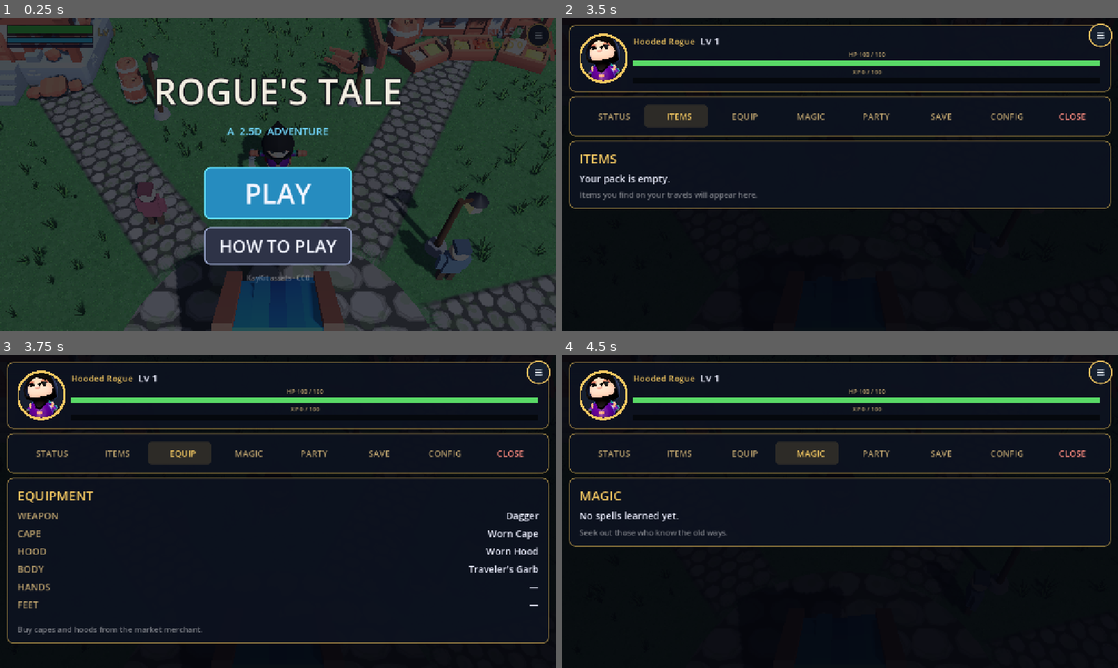
Above: before the commit, frames 1-4 (two rows, left to right).
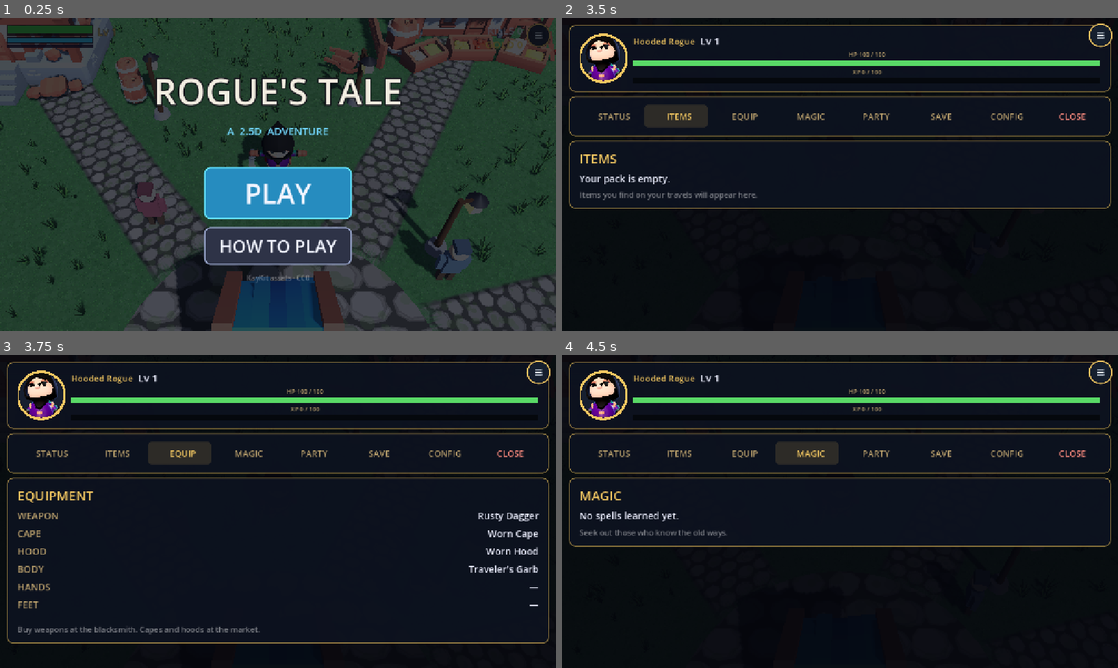
Above: after the commit, the same moments.

Repository: OuterHeavenX/godot-2.5D-rpg
Game: Godot game, scene res://src/world/main.tscn
Same seed, same stepped clock (60 frames per second), same inputs: the game is played once before the commit and once after it.
Inputs (mouse positions are in pixels of both pictures, inside the frame that each line leads up to):
- Up to frame 1 (0.25 s): no input
- Up to frame 2 (3.5 s): click "PLAY" at 0.5 s; drag from (1101, 36) to (895, 105) at 1.27 s; click "STATUS" at 2 s; click "ITEMS" at 2.75 s
- Up to frame 3 (3.75 s): click "EQUIP" at 3.5 s
- Up to frame 4 (4.5 s): click "MAGIC" at 4.25 s

Frames 1-2 are identical in both runs. In frame 3, 0.4% of the frame differs, in the area x 6-91%, y 50-90%; in frame 4, nothing differs.

Commit message:
Blacksmith weapon shop: enterable forge, burly smith NPC, 60 weapon tiers (Dagger to Dawnbringer), +ATK

Diff:
--- a/src/item/equipment.gd
+++ b/src/item/equipment.gd
@@ -78,3 +78,30 @@
 	if level <= 0:
 		return "Worn Hood"
 	return "%s Hood Lv.%d" % [get_color_name(level), level]
+
+# Weapon types by color tier (weakest to strongest).
+const WEAPON_TYPES := [
+	"Dagger",       # Slate (1-10)
+	"Short Sword",  # Forest (11-20)
+	"Long Sword",   # Ocean (21-30)
+	"Knight's Blade", # Royal (31-40)
+	"Bloodbrand",   # Blood (41-50)
+	"Dawnbringer",  # Radiant (51-60)
+]
+
+## Display name for a weapon at a level.
+static func weapon_name(level: int) -> String:
+	if level <= 0:
+		return "Rusty Dagger"
+	if level > MAX_LEVEL:
+		level = MAX_LEVEL
+	var color_idx := (level - 1) / SHADES_PER_COLOR
+	return "%s %s Lv.%d" % [get_color_name(level), WEAPON_TYPES[color_idx], level]
+
+## Weapon: +Attack damage. 0.5 per level.
+static func weapon_attack_bonus(level: int) -> float:
+	return float(level) * 0.5
+
+## Price for the next weapon level. 150G per level.
+static func weapon_upgrade_price(current_level: int) -> int:
+	return (current_level + 1) * 150
--- /dev/null
+++ b/src/npc/blacksmith.gd
@@ -0,0 +1,81 @@
+extends Node3D
+## Burly blacksmith NPC built from primitives in low-poly style.
+## Stands behind the forge in the blacksmith interior.
+
+func _ready() -> void:
+	_build_blacksmith()
+
+func _build_blacksmith() -> void:
+	# Body (burly, dark tunic).
+	var body := _part(Vector3(0.8, 0.9, 0.5), Color(0.30, 0.25, 0.22))
+	body.position = Vector3(0, 1.0, 0)
+	add_child(body)
+	# Head (skin).
+	var head := MeshInstance3D.new()
+	var head_mesh := SphereMesh.new()
+	head_mesh.radius = 0.28
+	head_mesh.height = 0.56
+	head.mesh = head_mesh
+	head.position = Vector3(0, 1.70, 0)
+	var skin := StandardMaterial3D.new()
+	skin.albedo_color = Color(0.90, 0.72, 0.55)
+	head.set_surface_override_material(0, skin)
+	add_child(head)
+	# Beard (dark brown box).
+	var beard := _part(Vector3(0.4, 0.25, 0.15), Color(0.25, 0.18, 0.12))
+	beard.position = Vector3(0, 1.50, 0.20)
+	add_child(beard)
+	# Arms (bare, muscular).
+	for side in [-1.0, 1.0]:
+		var arm := _part(Vector3(0.22, 0.65, 0.22), Color(0.90, 0.72, 0.55))
+		arm.position = Vector3(side * 0.52, 1.0, 0)
+		add_child(arm)
+	# Leather apron (front).
+	var apron := _part(Vector3(0.6, 0.75, 0.06), Color(0.35, 0.25, 0.18))
+	apron.position = Vector3(0, 0.85, 0.27)
+	add_child(apron)
+	# Hammer (leaning on shoulder).
+	var handle := _part(Vector3(0.08, 0.7, 0.08), Color(0.45, 0.32, 0.20))
+	handle.position = Vector3(0.55, 1.45, 0.1)
+	handle.rotation.z = -0.3
+	add_child(handle)
+	var hammer_head := _part(Vector3(0.3, 0.18, 0.18), Color(0.50, 0.50, 0.55))
+	hammer_head.position = Vector3(0.65, 1.75, 0.1)
+	add_child(hammer_head)
+	# Interaction area.
+	var area := Area3D.new()
+	var col := CollisionShape3D.new()
+	var shape := SphereShape3D.new()
+	shape.radius = 2.0
+	col.shape = shape
+	col.position = Vector3(0, 1.0, 0)
+	area.add_child(col)
+	area.body_entered.connect(_on_body_enter)
+	area.body_exited.connect(_on_body_exit)
+	add_child(area)
+
+func _part(size: Vector3, color: Color) -> MeshInstance3D:
+	var mi := MeshInstance3D.new()
+	var mesh := BoxMesh.new()
+	mesh.size = size
+	mi.mesh = mesh
+	var mat := StandardMaterial3D.new()
+	mat.albedo_color = color
+	mat.roughness = 0.85
+	mi.set_surface_override_material(0, mat)
+	return mi
+
+func _on_body_enter(body: Node3D) -> void:
+	if body.is_in_group("player"):
+		var shop := get_tree().get_first_node_in_group("shop_ui")
+		if shop != null and shop.has_method("set_shop"):
+			# Blacksmith inventory (weapons). Dynamic upgrades added by shop UI.
+			shop.set_shop("BLACKSMITH'S FORGE", [])
+		if shop != null and shop.has_method("show_talk_prompt"):
+			shop.show_talk_prompt()
+
+func _on_body_exit(body: Node3D) -> void:
+	if body.is_in_group("player"):
+		var shop := get_tree().get_first_node_in_group("shop_ui")
+		if shop != null and shop.has_method("hide_talk_prompt"):
+			shop.hide_talk_prompt()
--- a/src/player/player.gd
+++ b/src/player/player.gd
@@ -47,6 +47,7 @@
 var gold := 0
 var cape_level := 0
 var hood_level := 0
+var weapon_level := 0
 
 signal potions_changed(count: int)
 signal gold_changed(amount: int)
@@ -145,11 +146,23 @@
 
 ## Called after loading a save: set levels and update colors
 ## (stats are already in the save, so no bonus recalc needed).
-func load_equipment(cape: int, hood: int) -> void:
+func load_equipment(cape: int, hood: int, weapon: int = 0) -> void:
 	cape_level = cape
 	hood_level = hood
+	weapon_level = weapon
 	_update_equipment_colors()
 	equipment_changed.emit()
+
+## Equip a weapon level. Returns true if equipped.
+func equip_weapon(level: int) -> bool:
+	if level <= weapon_level or level > Equipment.MAX_LEVEL:
+		return false
+	var old_bonus := Equipment.weapon_attack_bonus(weapon_level)
+	weapon_level = level
+	var new_bonus := Equipment.weapon_attack_bonus(weapon_level)
+	attack_damage += new_bonus - old_bonus
+	equipment_changed.emit()
+	return true
 
 func _physics_process(delta: float) -> void:
 	if dead:
--- a/src/save/save_game.gd
+++ b/src/save/save_game.gd
@@ -26,6 +26,7 @@
 	cfg.set_value("progress", "gold", player.get("gold"))
 	cfg.set_value("progress", "cape_level", player.get("cape_level"))
 	cfg.set_value("progress", "hood_level", player.get("hood_level"))
+	cfg.set_value("progress", "weapon_level", player.get("weapon_level"))
 	cfg.set_value("progress", "play_time", player.get("play_time"))
 	var pos: Vector3 = player.global_position
 	cfg.set_value("progress", "pos", [pos.x, pos.y, pos.z])
@@ -52,7 +53,7 @@
 	var cfg := ConfigFile.new()
 	if cfg.load(SAVE_PATH) != OK:
 		return d
-	for key in ["level", "xp", "max_hp", "attack", "kills", "deaths", "potions", "gold", "cape_level", "hood_level", "play_time"]:
+	for key in ["level", "xp", "max_hp", "attack", "kills", "deaths", "potions", "gold", "cape_level", "hood_level", "weapon_level", "play_time"]:
 		d[key] = cfg.get_value("progress", key, null)
 	var pos: Array = cfg.get_value("progress", "pos", [])
 	d["pos"] = Vector3(pos[0], pos[1], pos[2]) if pos.size() == 3 else Vector3.ZERO
@@ -73,7 +74,8 @@
 	if player.has_method("load_equipment"):
 		player.load_equipment(
 			int(d["cape_level"]) if d["cape_level"] != null else 0,
-			int(d["hood_level"]) if d["hood_level"] != null else 0
+			int(d["hood_level"]) if d["hood_level"] != null else 0,
+			int(d["weapon_level"]) if d["weapon_level"] != null else 0
 		)
 	player.set("play_time", float(d["play_time"]))
 	player.global_position = d["pos"]
--- a/src/ui/char_menu.gd
+++ b/src/ui/char_menu.gd
@@ -350,7 +350,10 @@
 func _build_equip_page() -> Control:
 	var v := _page()
 	v.add_child(_header("EQUIPMENT"))
-	v.add_child(_row("WEAPON", "Dagger"))
+	# Weapon (dynamic).
+	var weapon_row := _row("WEAPON", _weapon_text())
+	weapon_row.name = "WeaponRow"
+	v.add_child(weapon_row)
 	# Cape and hood (dynamic — updates when equipment changes).
 	var cape_row := _row("CAPE", _cape_text())
 	cape_row.name = "CapeRow"
@@ -362,12 +365,21 @@
 	v.add_child(_row("HANDS", "—"))
 	v.add_child(_row("FEET", "—"))
 	v.add_child(_spacer(8))
-	v.add_child(_body("Buy capes and hoods from the market merchant.", 18, Color(1, 1, 1, 0.45)))
+	v.add_child(_body("Buy weapons at the blacksmith. Capes and hoods at the market.", 18, Color(1, 1, 1, 0.45)))
 	# Refresh when equipment changes.
 	var player := get_tree().get_first_node_in_group("player")
 	if player != null and player.has_signal("equipment_changed"):
 		player.equipment_changed.connect(_refresh_equip_page)
 	return v
+
+func _weapon_text() -> String:
+	var player := get_tree().get_first_node_in_group("player")
+	if player == null:
+		return "—"
+	var lvl: int = player.get("weapon_level")
+	if lvl <= 0:
+		return "Rusty Dagger"
+	return "%s (+%.1f ATK)" % [Equipment.weapon_name(lvl), Equipment.weapon_attack_bonus(lvl)]
 
 func _cape_text() -> String:
 	var player := get_tree().get_first_node_in_group("player")
@@ -388,10 +400,12 @@
 	return "%s (+%.1f ATK)" % [Equipment.hood_name(lvl), Equipment.hood_attack_bonus(lvl)]
 
 func _refresh_equip_page() -> void:
-	# Find and update the cape/hood rows if the equip page exists.
+	# Find and update the equipment rows if the equip page exists.
+	var weapon_row := find_child("WeaponRow", true, false)
 	var cape_row := find_child("CapeRow", true, false)
 	var hood_row := find_child("HoodRow", true, false)
-	# Rows are HBoxContainers with two labels; update the value label.
+	if weapon_row != null and weapon_row.get_child_count() >= 2:
+		(weapon_row.get_child(1) as Label).text = _weapon_text()
 	if cape_row != null and cape_row.get_child_count() >= 2:
 		(cape_row.get_child(1) as Label).text = _cape_text()
 	if hood_row != null and hood_row.get_child_count() >= 2:
--- a/src/ui/shop_ui.gd
+++ b/src/ui/shop_ui.gd
@@ -117,6 +117,8 @@
 			display_name = Equipment.cape_name(item["cape_level"])
 		elif item["name"] == "HoodUp" and item.has("hood_level"):
 			display_name = Equipment.hood_name(item["hood_level"])
+		elif item["name"] == "WeaponUp" and item.has("weapon_level"):
+			display_name = Equipment.weapon_name(item["weapon_level"])
 		name_label.text = "%s - %d G\n%s" % [display_name, item["price"], item["desc"]]
 		name_label.add_theme_font_size_override("font_size", 22)
 		name_label.size_flags_horizontal = Control.SIZE_EXPAND_FILL
@@ -143,10 +145,13 @@
 		_gold_label.text = "Your Gold: %d G" % _player.get("gold")
 
 func show_talk_prompt() -> void:
-	# Only show if not in shop panel and player is in market interior.
+	# Only show if not in shop panel and player is in a shop interior.
 	var doors := get_tree().get_first_node_in_group("doors")
 	if doors != null and doors.has_method("is_in_interior"):
-		if not doors.is_in_interior() or doors.get_current_interior() != "market":
+		if not doors.is_in_interior():
+			return
+		var interior: String = doors.get_current_interior()
+		if interior != "market" and interior != "blacksmith" and interior != "tavern":
 			return
 	_talk_prompt.visible = true
 
@@ -157,11 +162,12 @@
 	_talk_prompt.visible = false
 	_shop_panel.visible = true
 	_refresh_merchant_inventory()
+	_refresh_blacksmith_inventory()
 	_refresh_items()
 
 ## Build the merchant inventory: potions + next cape/hood upgrades.
 func _refresh_merchant_inventory() -> void:
-	# Only for the merchant (not the innkeeper).
+	# Only for the merchant (not the innkeeper or blacksmith).
 	if _shop_title != "MERCHANT'S WARES":
 		return
 	var items := [
@@ -194,6 +200,26 @@
 				"req_level": req,
 			})
 	_items = items
+
+## Build the blacksmith inventory: next weapon upgrade.
+func _refresh_blacksmith_inventory() -> void:
+	if _shop_title != "BLACKSMITH'S FORGE":
+		return
+	var items := []
+	if _player != null:
+		var weapon_lvl: int = _player.get("weapon_level")
+		if weapon_lvl < Equipment.MAX_LEVEL:
+			var next_weapon := weapon_lvl + 1
+			var req := Equipment.required_player_level(next_weapon)
+			var req_text := " (Requires Lv.%d)" % req if req > 0 else ""
+			items.append({
+				"name": "WeaponUp",
+				"price": Equipment.weapon_upgrade_price(weapon_lvl),
+				"desc": "%s (+%.1f ATK)%s" % [Equipment.weapon_name(next_weapon), Equipment.weapon_attack_bonus(next_weapon), req_text],
+				"weapon_level": next_weapon,
+				"req_level": req,
+			})
+	_items = items
 	# Pause the game while shopping (like the menu does).
 	get_tree().paused = true
 
@@ -231,9 +257,13 @@
 	elif item["name"] == "HoodUp" and item.has("hood_level"):
 		if _player.has_method("equip_hood"):
 			_player.equip_hood(item["hood_level"])
+	elif item["name"] == "WeaponUp" and item.has("weapon_level"):
+		if _player.has_method("equip_weapon"):
+			_player.equip_weapon(item["weapon_level"])
 	AudioMan.play("potion", 1.0, 0.0)
-	# Rebuild merchant inventory (cape/hood show next level after purchase).
+	# Rebuild inventories (upgrades show next level after purchase).
 	_refresh_merchant_inventory()
+	_refresh_blacksmith_inventory()
 	_refresh_items()
 
 ## Set a custom shop inventory (for different sellers).
--- a/src/world/doors.gd
+++ b/src/world/doors.gd
@@ -10,6 +10,7 @@
 	[Vector3(-15, 0, 7), Vector2(4.0, 4.3), "house_a", "House"],
 	[Vector3(-7, 0, 17), Vector2(4.35, 5.5), "house_a", "House"],
 	[Vector3(13, 0, 15), Vector2(4.0, 4.3), "house_a", "House"],
+	[Vector3(17, 0, 3), Vector2(6.45, 6.25), "blacksmith", "Blacksmith"],
 ]
 
 var _player: Node3D
--- a/src/world/interiors.gd
+++ b/src/world/interiors.gd
@@ -10,6 +10,7 @@
 const ROOMS := [
 	{"name": "market", "size": Vector2(12, 10), "wall": Color(0.55, 0.42, 0.30), "floor": Color(0.45, 0.35, 0.25)},
 	{"name": "tavern", "size": Vector2(14, 12), "wall": Color(0.50, 0.38, 0.28), "floor": Color(0.42, 0.32, 0.22)},
+	{"name": "blacksmith", "size": Vector2(12, 10), "wall": Color(0.45, 0.38, 0.32), "floor": Color(0.35, 0.30, 0.25)},
 	{"name": "house_a", "size": Vector2(10, 8), "wall": Color(0.60, 0.52, 0.42), "floor": Color(0.48, 0.40, 0.30)},
 ]
 
@@ -79,6 +80,9 @@
 	# Innkeeper in the tavern.
 	elif room["name"] == "tavern":
 		_add_innkeeper(origin)
+	# Blacksmith in the forge.
+	elif room["name"] == "blacksmith":
+		_add_blacksmith(origin)
 	# Villager in houses.
 	elif room["name"] == "house_a":
 		_add_house_villager(origin)
@@ -149,6 +153,12 @@
 	keeper.position = origin + Vector3(0, 0, -2.5)
 	add_child(keeper)
 
+func _add_blacksmith(origin: Vector3) -> void:
+	var smith := preload("res://src/npc/blacksmith.gd").new()
+	# Behind the forge (north side).
+	smith.position = origin + Vector3(0, 0, -2.5)
+	add_child(smith)
+
 func _add_innkeeper(origin: Vector3) -> void:
 	var v: Node3D = preload("res://src/npc/villager.gd").new()
 	v.position = origin + Vector3(0, 0, -2.5)
Not shown, added: src/npc/blacksmith.gd.uid
Not shown, changed: docs/index.html
Not shown, changed: docs/index.pck
